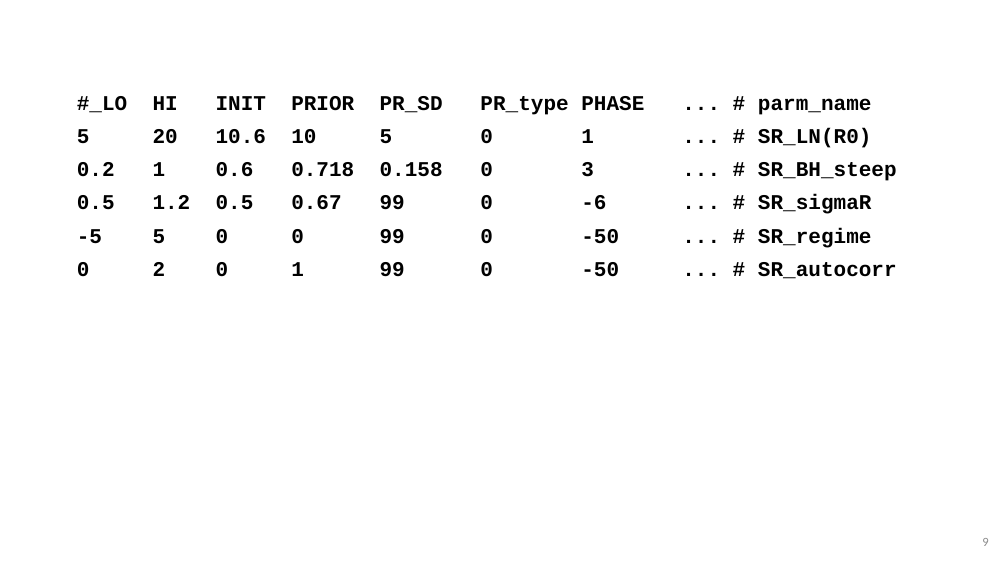
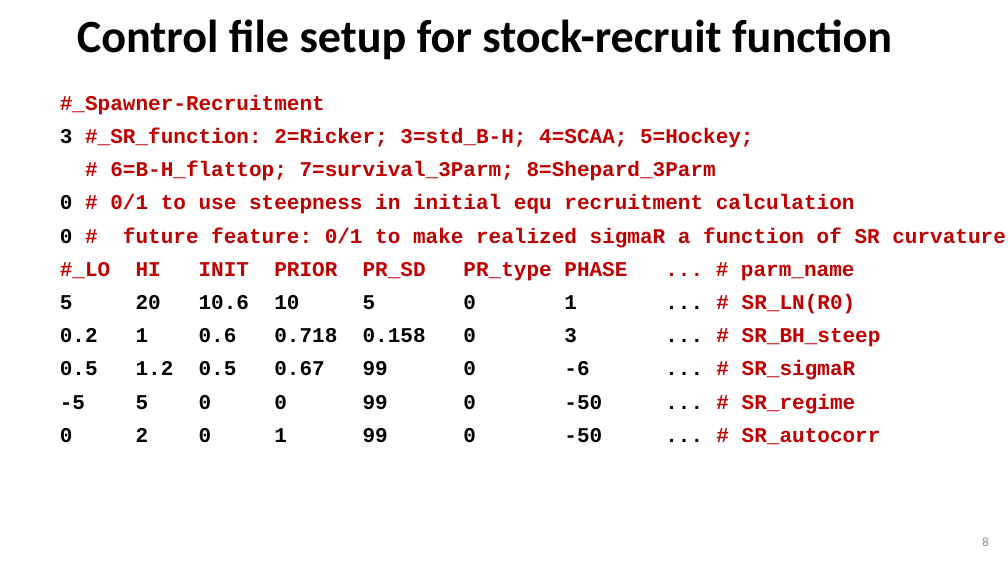
Before and after one commit to iantaylor-NOAA/SSrecruitment, a slide deck: slide 8 of Modeling Recruitment in Stock Synthesis.pptx (slide 9 before the commit). Drawn at 1008x567 pixels with LibreOffice and Linux fonts; fonts in the diff are those of the drawing. Boxes give left, top, right and bottom in pixels: in the first picture for what was removed or moved away, otherwise in the second. Text is boxed around its words. In the diff, an @@ line names an element or a change of style, - is before the commit and + after.

```diff
--- a/Modeling Recruitment in Stock Synthesis.pptx
+++ b/Modeling Recruitment in Stock Synthesis.pptx
@@ title added at box(77, 19, 892, 60), 44 pt, text #000000, bold @@
+Control file setup for stock-recruit function
@@ text "#_Spawner-Recruitment": place and size @@
-text "#_Spawner-Recruitment" at box(77, 96, 897, 279)
+text "#_Spawner-Recruitment" at box(60, 95, 1006, 445)
@@ text at box(60, 95, 1006, 248): paragraphs added @@
+#_Spawner-Recruitment
+3 #_SR_function: 2=Ricker; 3=std_B-H; 4=SCAA; 5=Hockey;
+# 6=B-H_flattop; 7=survival_3Parm; 8=Shepard_3Parm
+0 # 0/1 to use steepness in initial equ recruitment calculation
+0 # future feature: 0/1 to make realized sigmaR a function of SR curvature
@@ text at box(60, 262, 881, 445): text colour #000000 to #C00000 in "#_LO HI INIT PRIOR PR_SD PR_type PHASE ...", "# SR_LN(R0)", "# SR_BH_steep", "# SR_sigmaR" and 2 more places @@
@@ page number at box(982, 537, 988, 546): text changed @@
-9
+8
```
Also in this commit, not shown: 8 other slides changed, 11 slides added, 1 slide removed, 1 other file.
